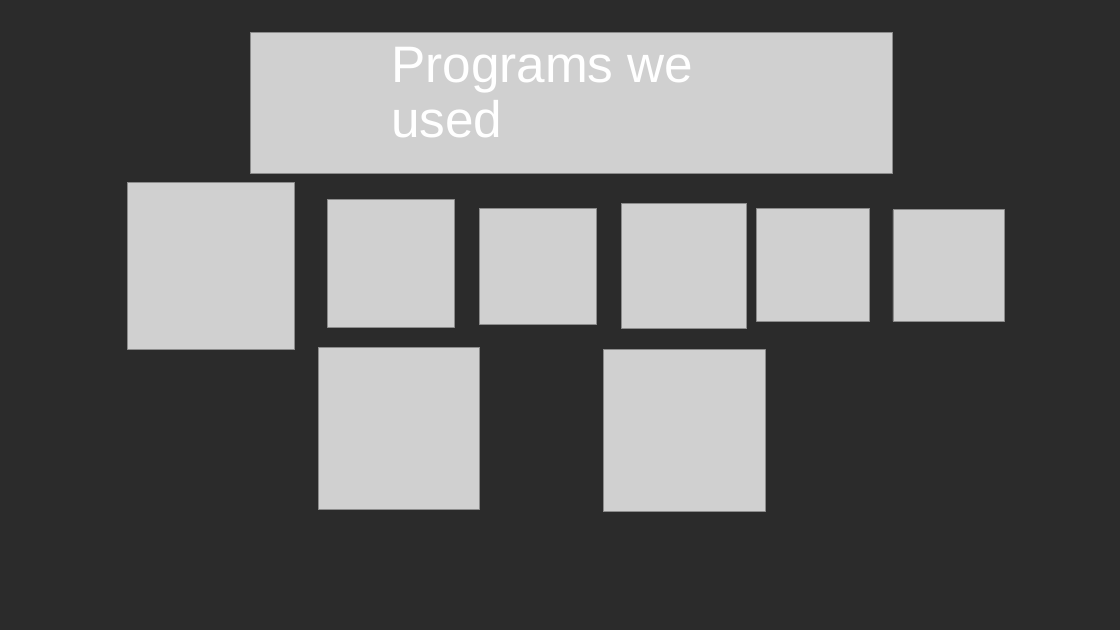
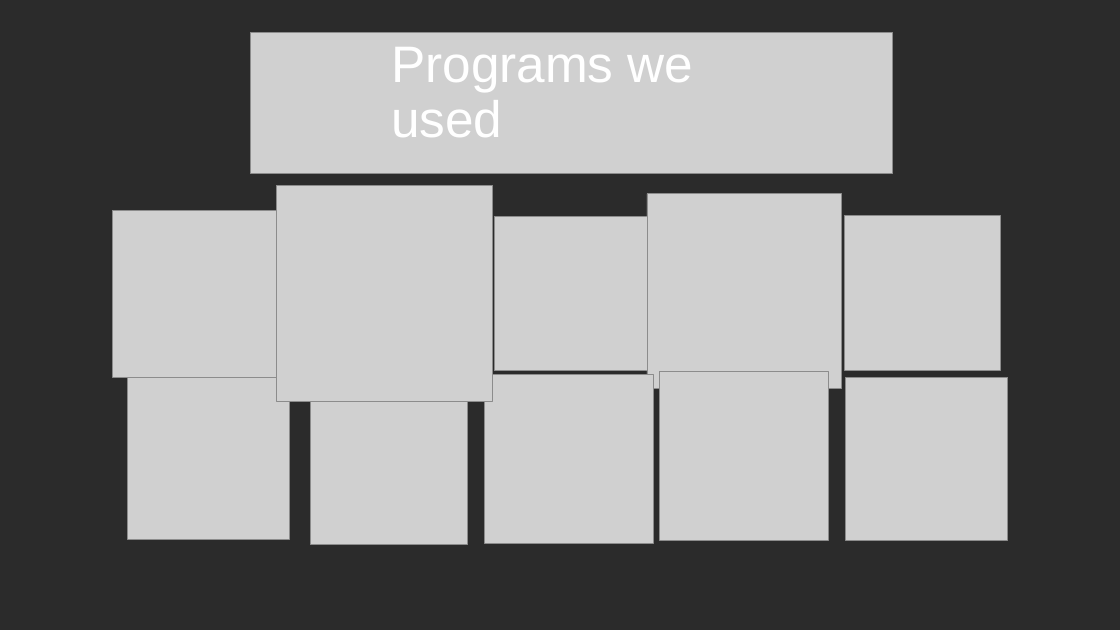
Before and after one commit to Mordsz/Vizsga, a slide deck: slide 6 of TidesOfEnvy.pptx (slide 7 before the commit). Drawn at 1120x630 pixels with LibreOffice and Linux fonts; fonts in the diff are those of the drawing; grey boxes stand for pictures; background and template pictures are left out; a plain dark background stands for a picture behind light text. Boxes give left, top, right and bottom in pixels: in the first picture for what was removed or moved away, otherwise in the second. Text is boxed around its words. In the diff, an @@ line names an element or a change of style, - is before the commit and + after.

```diff
--- a/TidesOfEnvy.pptx
+++ b/TidesOfEnvy.pptx
@@ picture added at <box>276,186,492,402</box> @@
@@ picture removed at <box>328,200,455,327</box> @@
@@ picture removed at <box>480,208,597,325</box> @@
@@ picture removed at <box>622,203,747,329</box> @@
@@ picture added at <box>647,193,842,388</box> @@
@@ picture removed at <box>757,208,870,321</box> @@
@@ picture: place and size @@
-picture at <box>128,182,295,350</box>
+picture at <box>113,210,280,377</box>
@@ picture added at <box>494,216,649,371</box> @@
@@ picture added at <box>845,215,1001,371</box> @@
@@ picture removed at <box>893,210,1005,322</box> @@
@@ picture: place and size @@
-picture at <box>318,348,481,510</box>
+picture at <box>128,377,290,539</box>
@@ picture: place and size @@
-picture at <box>603,350,765,512</box>
+picture at <box>311,388,468,545</box>
@@ picture added at <box>484,374,653,543</box> @@
@@ picture added at <box>660,371,829,540</box> @@
@@ picture added at <box>845,377,1008,540</box> @@
```
Also in this commit, not shown: 11 other slides changed, 10 slides added, 10 slides removed.
